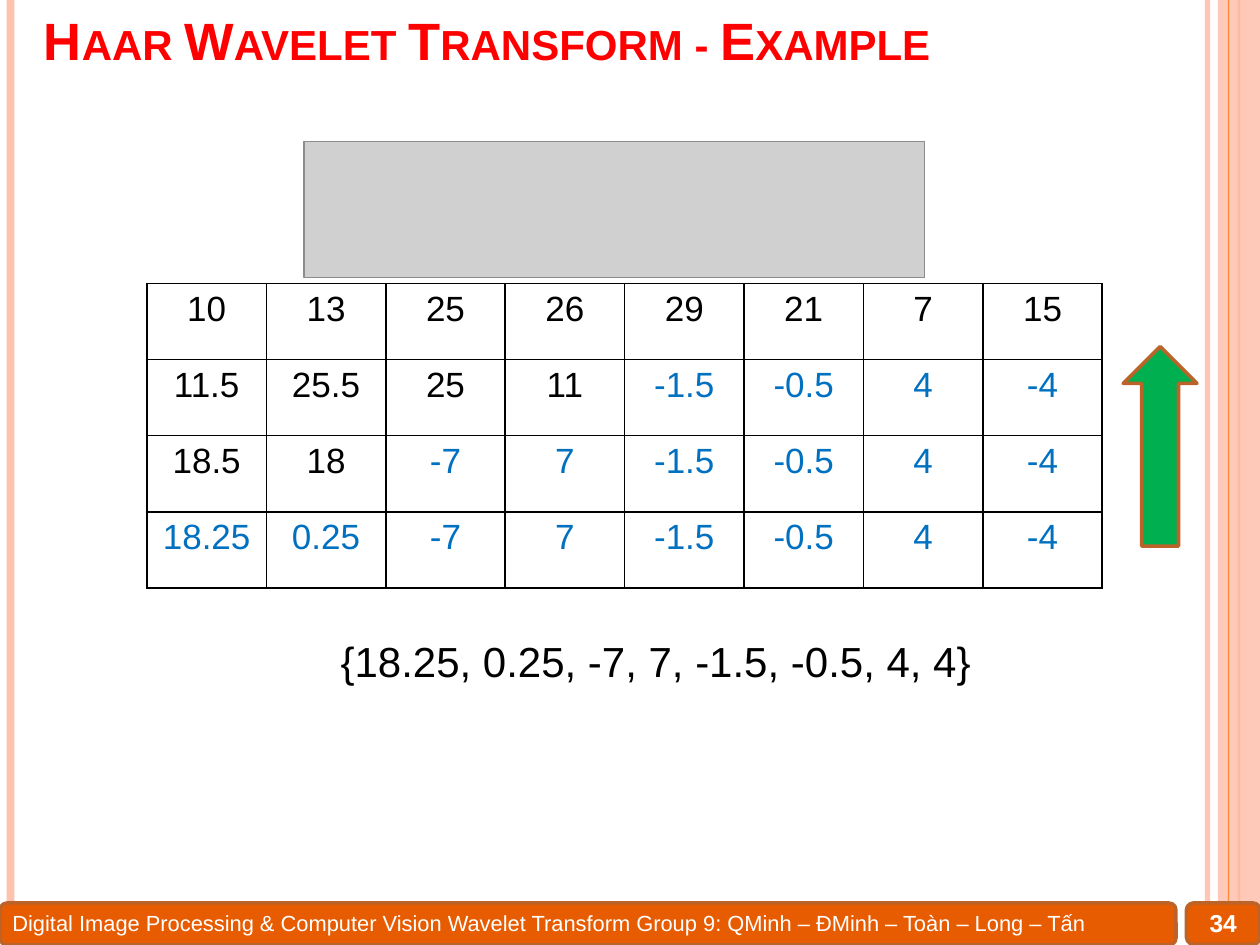
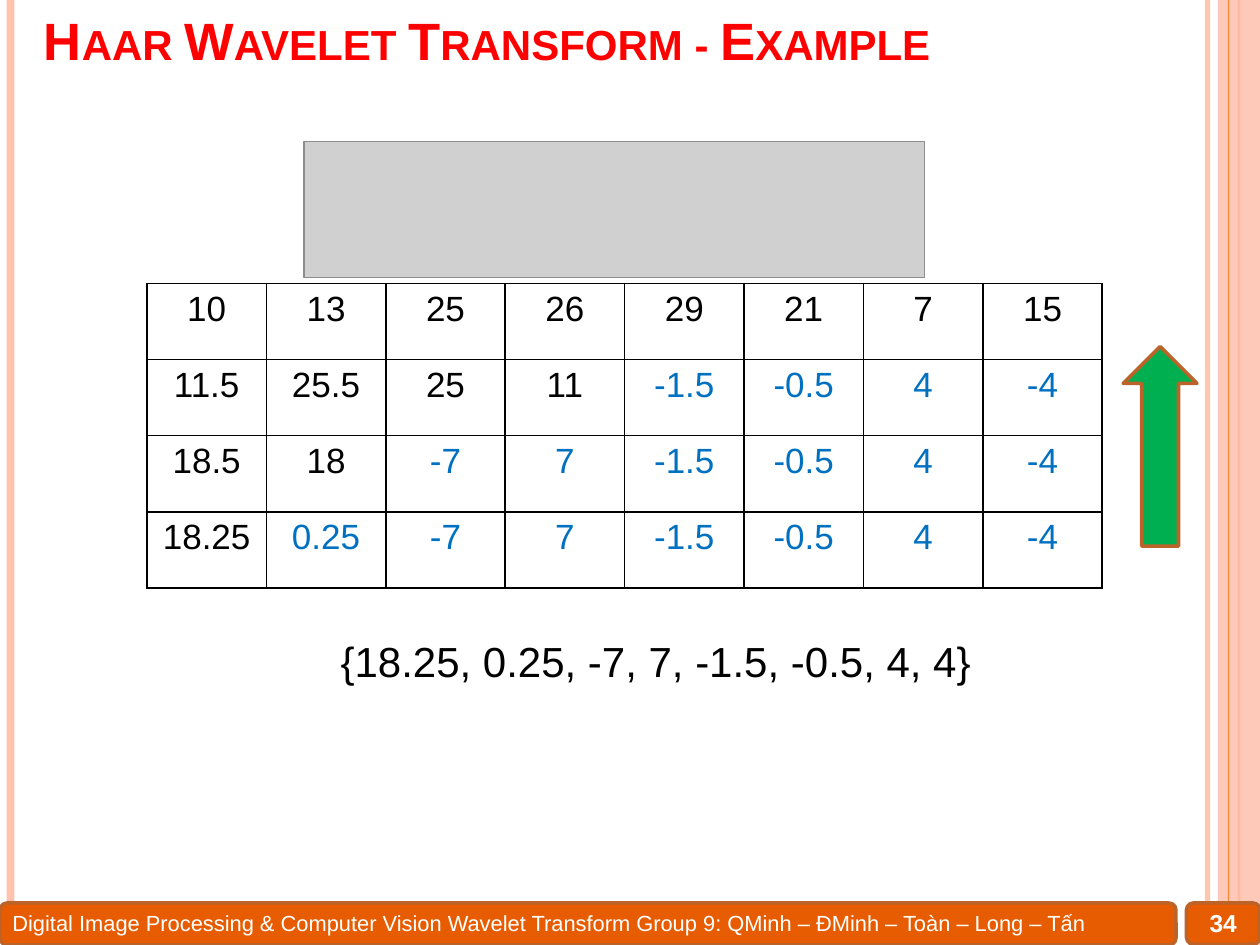
Before and after one commit to Alex7Huynh/dip-g9, a slide deck: slide 34 of 6. PPT/Wavelet transform.pptx. Drawn at 1260x945 pixels with LibreOffice and Linux fonts; fonts in the diff are those of the drawing; grey boxes stand for pictures. Boxes give left, top, right and bottom in pixels: in the first picture for what was removed or moved away, otherwise in the second. Text is boxed around its words. In the diff, an @@ line names an element or a change of style, - is before the commit and + after.

```diff
--- a/6. PPT/Wavelet transform.pptx
+++ b/6. PPT/Wavelet transform.pptx
@@ table at [147, 284, 1105, 588] @@
@@ text colour #0070C0 to #000000 in "18.25" @@
```
Also in this commit, not shown: 8 other slides changed, 1 slide added, 1 slide removed, 31 other files.
